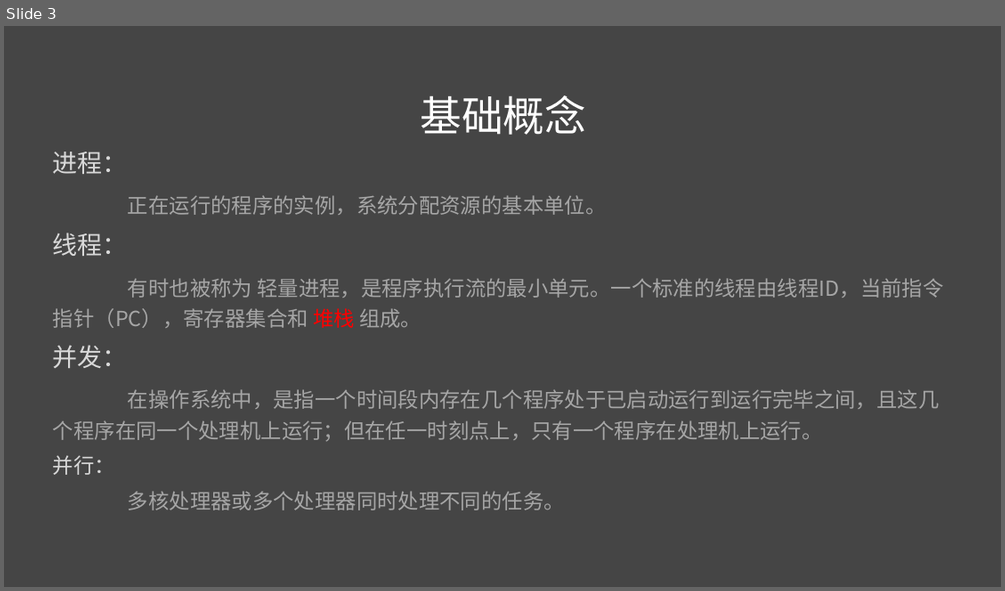
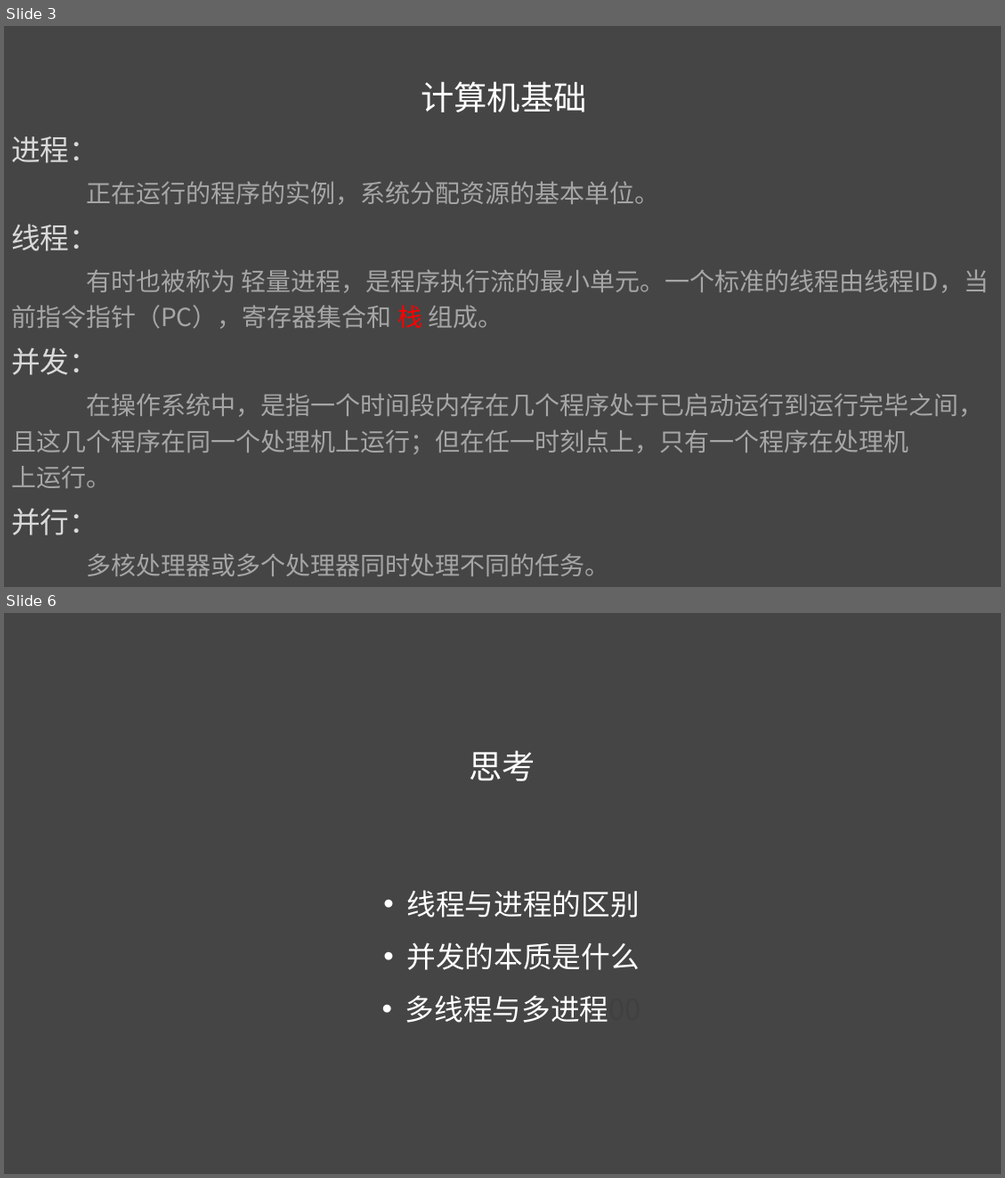
Before and after one commit to liuweiGL/share, a slide deck: ppt/JavaScript基础二.pptx. Shown one above the other, each under a label of ours: slide 3 before the commit, slides 3 and 6 after it; the slides between them are not shown. The pictures are 1005x591 and 1005x1178 pixels, drawn with LibreOffice and Linux fonts; fonts in the diff are those of the drawing. Boxes give left, top, right and bottom in pixels: in the first picture for what was removed or moved away, otherwise in the second. Text is boxed around its words. In the diff, an @@ line names an element or a change of style, - is before the commit and + after.

```diff
--- a/ppt/JavaScript基础二.pptx
+++ b/ppt/JavaScript基础二.pptx
@@ slide 6 added at <box>4,613,1001,1174</box>, background #454545 @@
@@ text added at <box>469,750,536,781</box>, 32 pt, text #FFFFFF @@
+思考
@@ text added at <box>405,890,641,1022</box>, 28 pt, text #FFFFFF @@
+• 线程与进程的区别
+• 并发的本质是什么
+• 多线程与多进程00
@@ slide 3 changed as well @@
@@ text at <box>421,81,587,112</box>: text changed; size 40 to 32 pt @@
-基础概念
+计算机基础
@@ text "进程：": place and size @@
-text "进程：" at <box>53,151,943,510</box>
+text "进程：" at <box>11,136,988,576</box>
@@ text at <box>11,136,659,576</box>: size 24 to 28 pt in "进程：", "线程：", "并发："; size 20 to 24 pt in "正在运行的程序的实例，系统分配资源的基本单位。", "多核处理器或多个处理器同时处理不同的任务。"; size 20 to 28 pt in "并行：" @@
@@ text at <box>11,269,988,329</box>: text changed; size 20 to 24 pt @@
-  有时也被称为 轻量进程，是程序执行流的最小单元。一个标准的线程由线程ID，当前指令指针（PC），寄存器集合和 堆栈 组成。
+  有时也被称为 轻量进程，是程序执行流的最小单元。一个标准的线程由线程ID，当 前指令指针（PC），寄存器集合和 栈 组成。
@@ text at <box>11,393,983,488</box>: text changed; size 20 to 24 pt @@
-  在操作系统中，是指一个时间段内存在几个程序处于已启动运行到运行完毕之间，且这几个程序在同一个处理机上运行；但在任一时刻点上，只有一个程序在处理机上运行。
+  在操作系统中，是指一个时间段内存在几个程序处于已启动运行到运行完毕之间， 且这几个程序在同一个处理机上运行；但在任一时刻点上，只有一个程序在处理机 上运行。
```
Also in this commit, not shown: 5 other slides changed, 5 other slides added.
